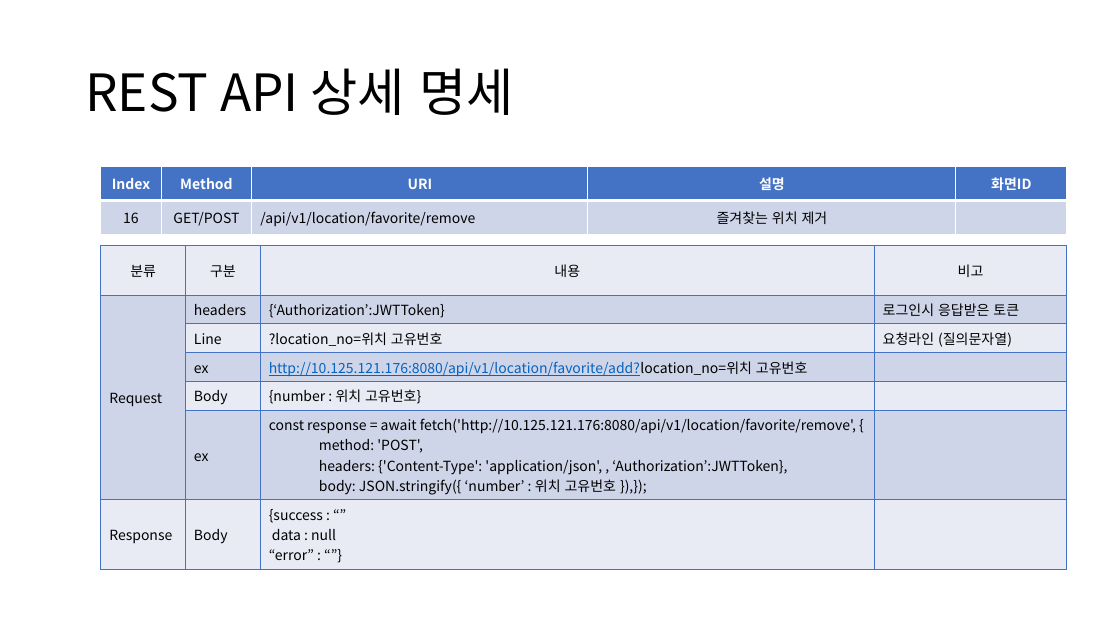
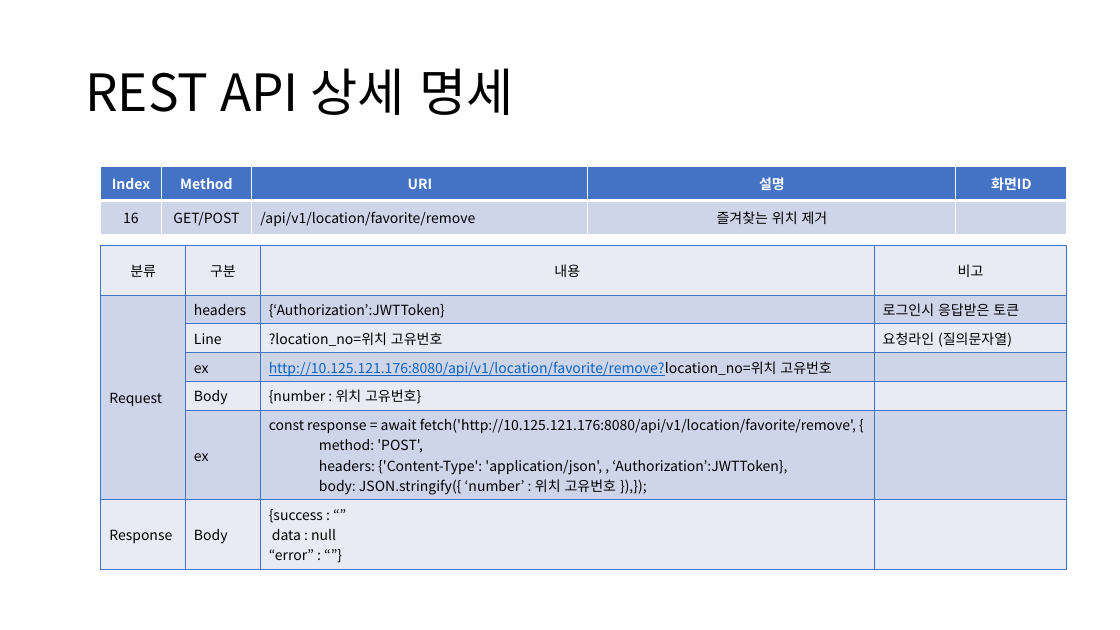
Before and after one commit to sujidaddy/workspace_miniproject, a slide deck: slide 41 of 미니프로젝트계획서제출용.pptx. Drawn at 1120x630 pixels with LibreOffice and Linux fonts; fonts in the diff are those of the drawing. Boxes give left, top, right and bottom in pixels: in the first picture for what was removed or moved away, otherwise in the second. Text is boxed around its words. In the diff, an @@ line names an element or a change of style, - is before the commit and + after.

```diff
--- a/미니프로젝트계획서제출용.pptx
+++ b/미니프로젝트계획서제출용.pptx
@@ table at [101, 246, 1067, 564] @@
-row 4, column 3: http://10.125.121.176:8080/api/v1/location/favorite/add?location_no=위치 고유번호
+row 4, column 3: http://10.125.121.176:8080/api/v1/location/favorite/remove?location_no=위치 고유번호
```
Also in this commit, not shown: 5 other slides changed, 1 slide added, 11 other files.
